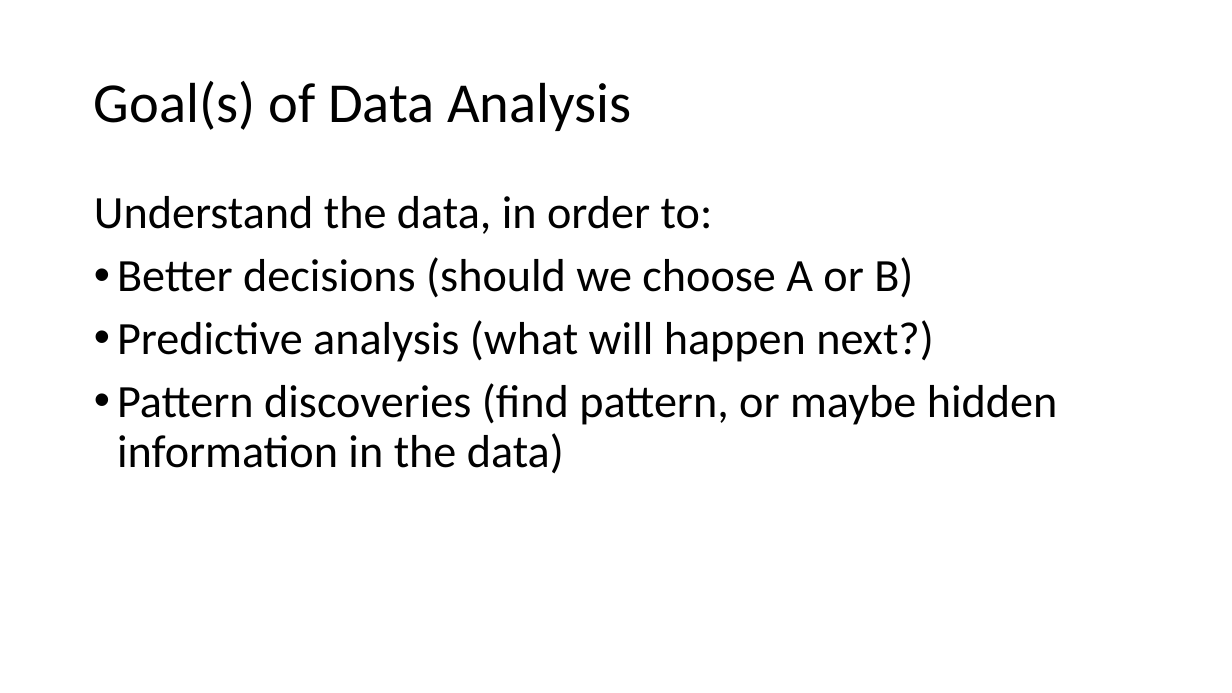
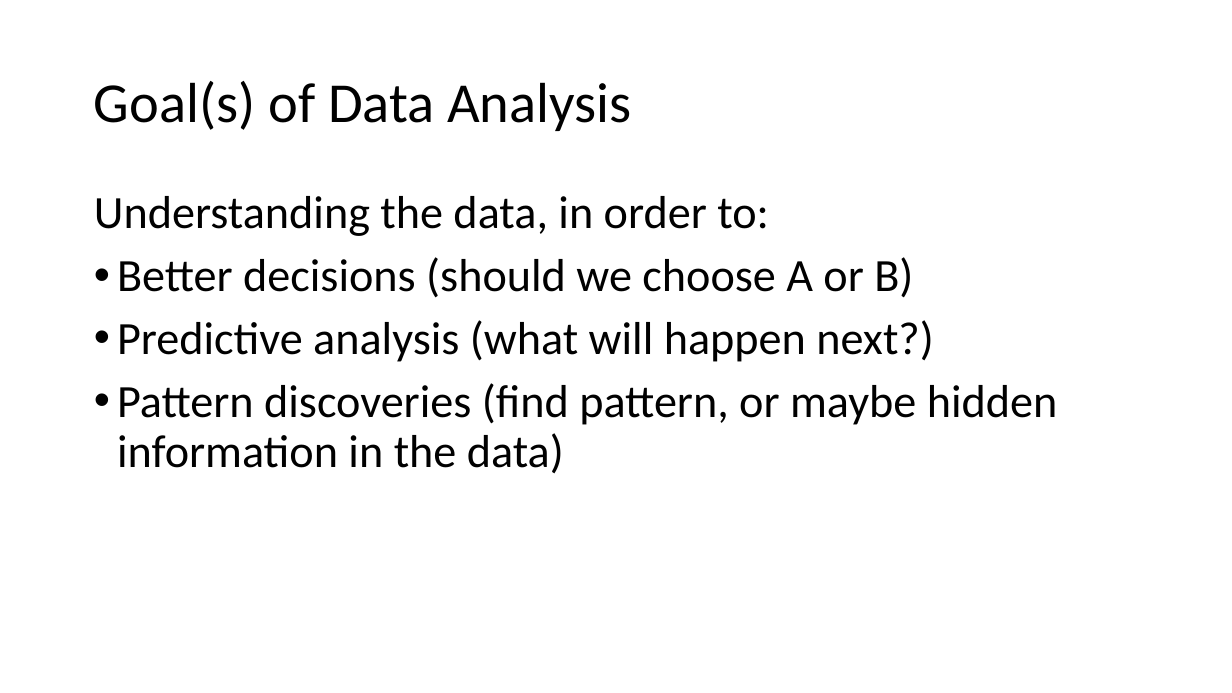
Before and after one commit to PRF-Development/DataAnalysisExtras, a slide deck: slide 4 of WhatIsDataAnalysis.pptx. Drawn at 1232x693 pixels with LibreOffice and Linux fonts; fonts in the diff are those of the drawing. Boxes give left, top, right and bottom in pixels: in the first picture for what was removed or moved away, otherwise in the second. Text is boxed around its words. In the diff, an @@ line names an element or a change of style, - is before the commit and + after.

```diff
--- a/WhatIsDataAnalysis.pptx
+++ b/WhatIsDataAnalysis.pptx
@@ text at (94,196,769,236): text changed @@
-Understand the data, in order to:
+Understanding the data, in order to:
```
Also in this commit, not shown: 1 other slide changed.
